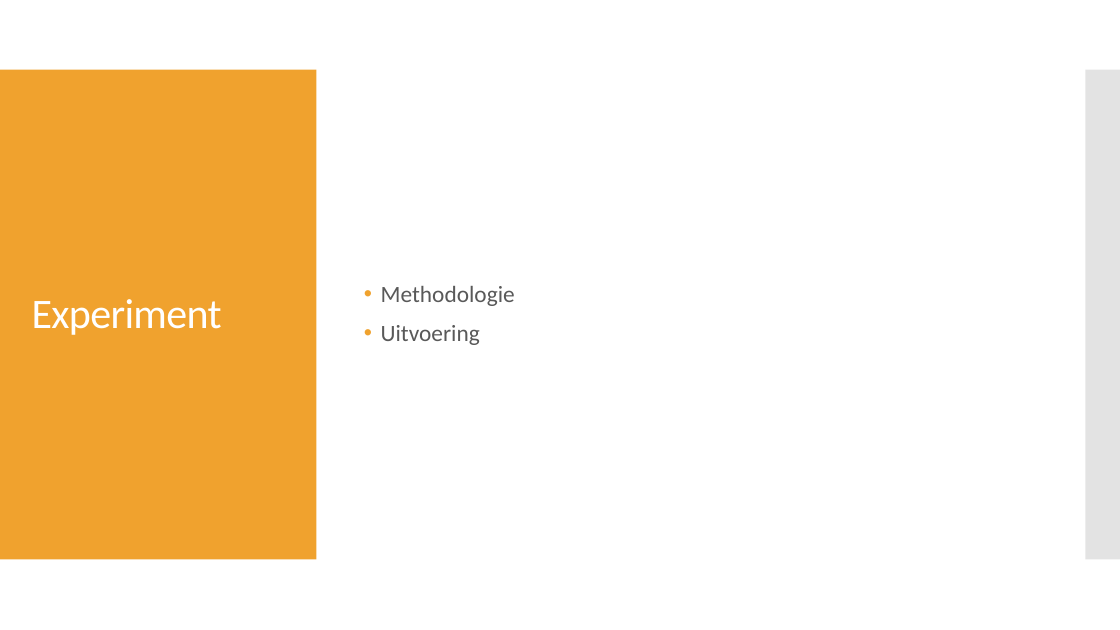
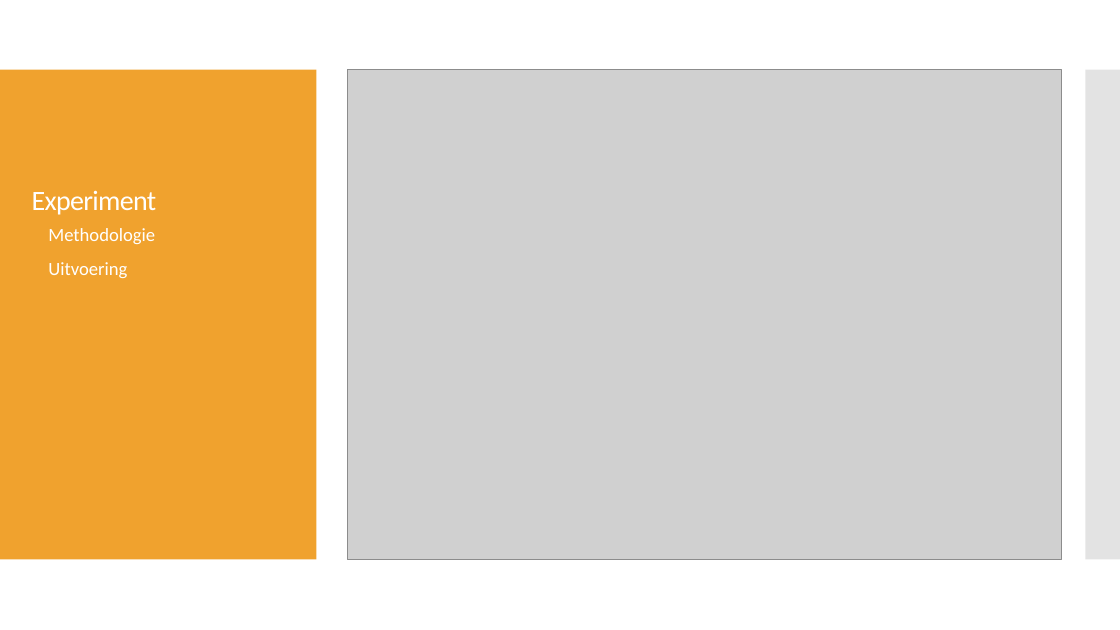
Before and after one commit to PrebenLeroy/bachelorproef, a slide deck: slide 13 of BP verdediging.pptx (slide 12 before the commit). Drawn at 1120x630 pixels with LibreOffice and Linux fonts; fonts in the diff are those of the drawing; grey boxes stand for pictures. Boxes give left, top, right and bottom in pixels: in the first picture for what was removed or moved away, otherwise in the second. Text is boxed around its words. In the diff, an @@ line names an element or a change of style, - is before the commit and + after.

```diff
--- a/BP verdediging.pptx
+++ b/BP verdediging.pptx
@@ picture added at [347,70,1061,560] @@
@@ title "Experiment" at [32,190,157,215]: size 36 to 24 pt; vertical alignment middle to bottom @@
@@ text "Methodologie": place and size @@
-text "Methodologie" at [381,286,515,345]
+text "Methodologie" at [48,228,155,278]
@@ text "Methodologie" at [48,228,155,278]: size 20 to 16 pt, text colour #595959 to #FFFFFF; vertical alignment middle to top @@
```
Also in this commit, not shown: 9 other slides changed, 4 slides added, 1 slide removed.
